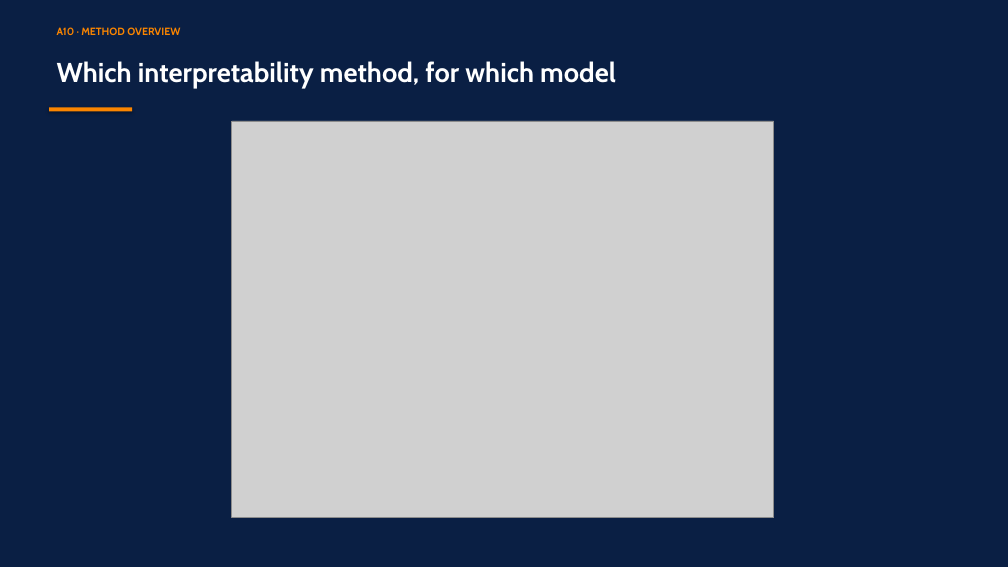
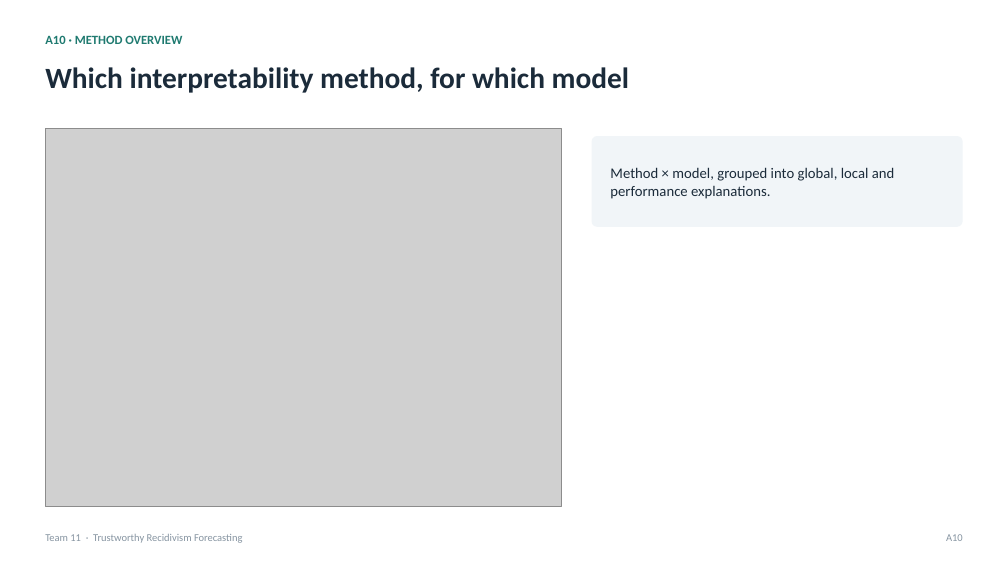
Before and after one commit to RyanBalech/recidivism-forecasting-analysis, a slide deck: slide 31 of reports/ISAF_Recidivism_Presentation.pptx. Drawn at 1008x567 pixels with LibreOffice and Linux fonts; fonts in the diff are those of the drawing; grey boxes stand for pictures. Boxes give left, top, right and bottom in pixels: in the first picture for what was removed or moved away, otherwise in the second. Text is boxed around its words. In the diff, an @@ line names an element or a change of style, - is before the commit and + after.

```diff
--- a/reports/ISAF_Recidivism_Presentation.pptx
+++ b/reports/ISAF_Recidivism_Presentation.pptx
@@ background #0A1F44 to #FFFFFF @@
@@ text "Which interpretability method, for which ...": place and size @@
-text "Which interpretability method, for which ..." at [57, 61, 616, 88]
+text "Which interpretability method, for which ..." at [45, 67, 629, 93]
@@ text "Which interpretability method, for which ..." at [45, 67, 629, 93]: size 26 to 28 pt, font Cabin to Calibri, text colour #FFFFFF to #1B2B3A; more space between paragraphs @@
@@ text "A10 · METHOD OVERVIEW": place and size @@
-text "A10 · METHOD OVERVIEW" at [57, 27, 180, 35]
+text "A10 · METHOD OVERVIEW" at [45, 35, 182, 44]
@@ text "A10 · METHOD OVERVIEW" at [45, 35, 182, 44]: size 10 to 12 pt, font Cabin to Calibri, text colour #FB8500 to #1F7A70; more space between paragraphs @@
@@ rectangle removed at [49, 107, 132, 112] @@
@@ picture: place and size @@
-picture at [232, 121, 774, 518]
+picture at [45, 129, 561, 507]
@@ rounded rectangle added at [591, 136, 963, 227], fill #F1F5F8 @@
@@ text added at [610, 167, 895, 199], 14 pt, text #1B2B3A @@
+Method × model, grouped into global, local and performance explanations.
@@ text added at [45, 534, 242, 543], 10 pt, text #8795A2 @@
+Team 11 · Trustworthy Recidivism Forecasting
@@ text added at [946, 534, 963, 541], 10 pt, text #8795A2 @@
+A10
```
Also in this commit, not shown: 23 other slides changed, 8 slides added, 8 slides removed, 2 other files.
